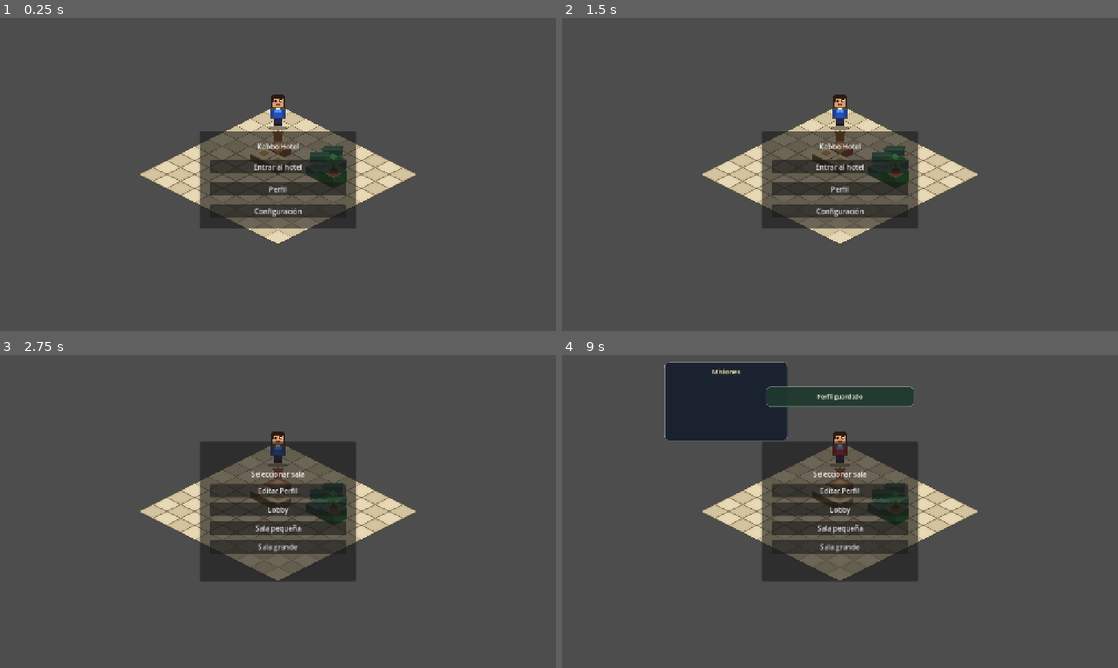
Above: before the commit, frames 1-4 (two rows, left to right).
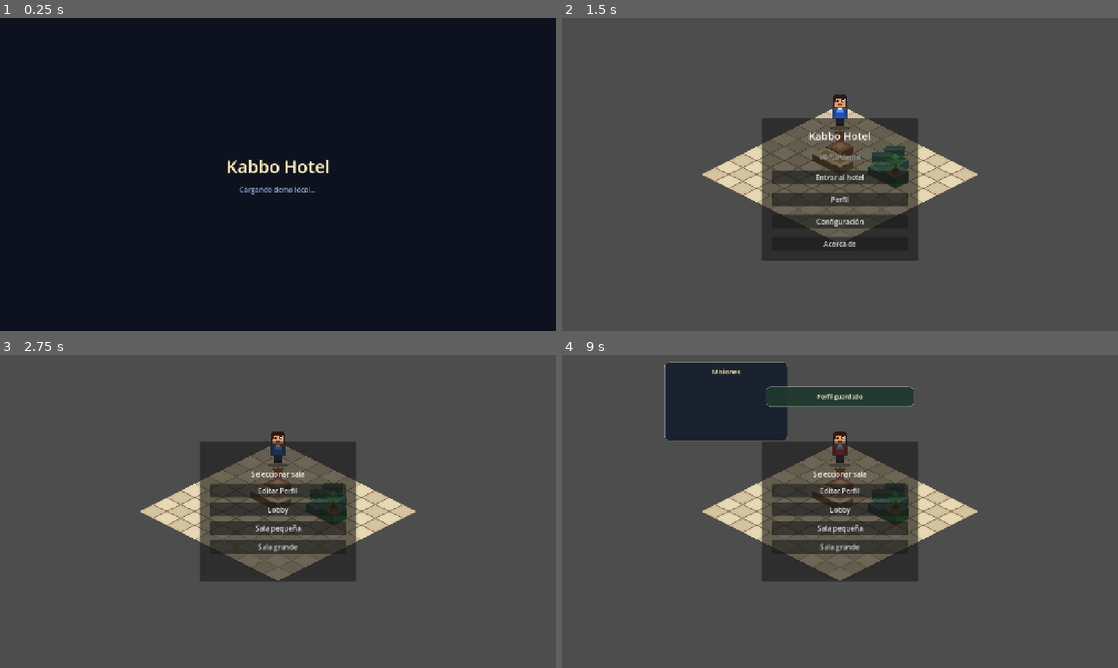
Above: after the commit, the same moments.

Repository: tebyl/KabboLive
Game: Godot game, scene res://scenes/main.tscn
Two runs of this game, one before a commit and one after it. Both use one fixed random seed, a clock stepped at 60 frames per second and the inputs below.
Inputs (mouse positions are in pixels of both pictures, inside the frame that each line leads up to):
- Up to frame 1 (0.25 s): no input
- Up to frame 2 (1.5 s): click (840, 243) at 0.5 s, where only the run after the commit has a clickable "Acerca de"; tap Enter at 1.25 s; move the mouse to (962, 158) at 1.27 s; hold D from 1.28 s (still down); tap 1 at 1.35 s; click (962, 158) at 1.42 s
- Up to frame 3 (2.75 s): release D at 2 s; click "Entrar al hotel" at 2 s
- Up to frame 4 (9 s): click "Editar Perfil" at 2.75 s; click "Lobby" at 3.5 s; click "Sala pequeña" at 4.25 s; click "Sala grande" at 5 s; click "Azul" at 5.75 s; click "Verde" at 6.5 s; click "Rojo" at 7.25 s; click "Guardar" at 8 s; click "Volver" at 8.75 s

The runs differ from the first frame. In frame 1, 100% of the frame differs, in the area x 0-100%, y 0-100%; in frame 2, 7.9%; in frame 3, less than 0.1%; in frame 4, less than 0.1%.

Commit message:
Add pre-Steam identity polish

Diff:
--- a/scripts/main/Main.gd
+++ b/scripts/main/Main.gd
@@ -48,6 +48,8 @@
 
 const ROOM_MODE_EXPLORATION: String = "exploration"
 const ROOM_MODE_DECORATION: String = "decoration"
+const GAME_TITLE: String = "Kabbo Hotel"
+const GAME_VERSION: String = "v0.1.0-demo"
 
 var floor_node: Node2D
 var blocks_node: Node2D
@@ -162,6 +164,7 @@
 	game_ui.set_pause_settings_callback(Callable(self, "_on_pause_settings_requested"))
 	game_ui.set_pause_back_to_rooms_callback(Callable(self, "_on_pause_back_to_rooms_requested"))
 	game_ui.set_pause_exit_confirm_callback(Callable(self, "_on_pause_exit_to_main_confirmed"))
+	game_ui.set_about_closed_callback(Callable(self, "_on_about_closed"))
 	camera_controller = CameraControllerScript.new(self, iso_grid)
 
 	furniture_manager = FurnitureManagerScript.new(
@@ -181,7 +184,7 @@
 	npc_manager = NpcManagerScript.new(npc_root, iso_grid, pathfinding_manager, player_controller)
 
 	is_initialized = true
-	enter_state(GameState.MAIN_MENU)
+	game_ui.show_splash(Callable(self, "_on_splash_done"))
 
 func _process(delta):
 	if not is_initialized:
@@ -208,6 +211,13 @@
 			var pause_key = event as InputEventKey
 			if pause_key.pressed and not pause_key.echo and pause_key.keycode == KEY_ESCAPE:
 				_close_pause_menu()
+				get_viewport().set_input_as_handled()
+		return
+	if _is_about_visible():
+		if event is InputEventKey:
+			var about_key = event as InputEventKey
+			if about_key.pressed and not about_key.echo and about_key.keycode == KEY_ESCAPE:
+				_close_about()
 				get_viewport().set_input_as_handled()
 		return
 	if event is InputEventKey:
@@ -1183,3 +1193,22 @@
 		if current_state == GameState.IN_ROOM:
 			room_mode = ""
 			set_room_mode(ROOM_MODE_EXPLORATION)
+
+
+func _on_splash_done() -> void:
+	enter_state(GameState.MAIN_MENU)
+
+
+func _is_about_visible() -> bool:
+	if game_ui == null or not game_ui.has_method("is_about_visible"):
+		return false
+	return game_ui.is_about_visible()
+
+
+func _close_about() -> void:
+	if game_ui != null and game_ui.has_method("hide_about_panel"):
+		game_ui.hide_about_panel()
+
+
+func _on_about_closed() -> void:
+	pass
--- a/scripts/ui/GameUI.gd
+++ b/scripts/ui/GameUI.gd
@@ -1,5 +1,7 @@
 extends RefCounted
 
+const GAME_TITLE: String = "Kabbo Hotel"
+const GAME_VERSION: String = "v0.1.0-demo"
 
 const CHAT_HISTORY_LEFT_MARGIN = 24.0
 const FurnitureDataScript = preload("res://scripts/furniture/FurnitureData.gd")
@@ -88,6 +90,9 @@
 var _on_pause_settings: Callable
 var _on_pause_back_to_rooms: Callable
 var _on_pause_exit_confirm: Callable
+var _about_panel: PanelContainer
+var _splash_panel: Control
+var _on_about_closed_cb: Callable
 var _tutorial_steps: Array[Dictionary] = [
 	{"title": "Bienvenido a Kabbo Hotel", "body": "Camina haciendo click sobre un tile libre."},
 	{"title": "Coloca muebles", "body": "Usa el catálogo de la derecha o las teclas 1, 2 y 3 para elegir muebles."},
@@ -169,6 +174,8 @@
 	_build_pause_menu()
 	_build_toast_panel()
 	_build_tutorial_panel()
+	_build_about_panel()
+	_build_splash_panel()
 
 
 func _build_main_menu() :
@@ -179,9 +186,9 @@
 	main_menu_panel.anchor_right = 0.5
 	main_menu_panel.anchor_bottom = 0.5
 	main_menu_panel.offset_left = -180.0
-	main_menu_panel.offset_top = -100.0
+	main_menu_panel.offset_top = -130.0
 	main_menu_panel.offset_right = 180.0
-	main_menu_panel.offset_bottom = 100.0
+	main_menu_panel.offset_bottom = 130.0
 	ui_layer.add_child(main_menu_panel)
 
 	var margin: MarginContainer = MarginContainer.new()
@@ -197,9 +204,16 @@
 	margin.add_child(vbox)
 
 	var title: Label = Label.new()
-	title.text = "Kabbo Hotel"
+	title.text = GAME_TITLE
 	title.horizontal_alignment = HORIZONTAL_ALIGNMENT_CENTER
+	title.add_theme_font_size_override("font_size", 24)
 	vbox.add_child(title)
+
+	var version_label: Label = Label.new()
+	version_label.text = GAME_VERSION
+	version_label.horizontal_alignment = HORIZONTAL_ALIGNMENT_CENTER
+	version_label.add_theme_color_override("font_color", Color(0.6, 0.6, 0.6))
+	vbox.add_child(version_label)
 
 	var enter_btn: Button = Button.new()
 	enter_btn.text = "Entrar al hotel"
@@ -215,6 +229,11 @@
 	cfg_btn.text = "Configuración"
 	cfg_btn.pressed.connect(_on_main_menu_settings_pressed)
 	vbox.add_child(cfg_btn)
+
+	var about_btn: Button = Button.new()
+	about_btn.text = "Acerca de"
+	about_btn.pressed.connect(show_about_panel)
+	vbox.add_child(about_btn)
 
 
 func _build_room_select() :
@@ -1584,6 +1603,7 @@
 	hide_furniture_catalog()
 	hide_furniture_inspector()
 	hide_overlap_selector()
+	hide_about_panel()
 
 
 func show_room_select() :
@@ -1612,6 +1632,7 @@
 	hide_furniture_catalog()
 	hide_furniture_inspector()
 	hide_overlap_selector()
+	hide_about_panel()
 
 
 func show_in_room() :
@@ -2451,3 +2472,192 @@
 		update_chat_history([formatted])
 	elif chat_entry is String:
 		update_chat_history([chat_entry])
+
+
+func set_about_closed_callback(cb: Callable) -> void:
+	_on_about_closed_cb = cb
+
+
+func _build_about_panel() -> void:
+	var overlay: Control = Control.new()
+	overlay.name = "AboutOverlay"
+	overlay.anchor_left = 0.0
+	overlay.anchor_top = 0.0
+	overlay.anchor_right = 1.0
+	overlay.anchor_bottom = 1.0
+	overlay.mouse_filter = Control.MOUSE_FILTER_STOP
+	overlay.visible = false
+	ui_layer.add_child(overlay)
+
+	var dim: ColorRect = ColorRect.new()
+	dim.color = Color(0.02, 0.03, 0.06, 0.60)
+	dim.anchor_left = 0.0
+	dim.anchor_top = 0.0
+	dim.anchor_right = 1.0
+	dim.anchor_bottom = 1.0
+	dim.mouse_filter = Control.MOUSE_FILTER_IGNORE
+	overlay.add_child(dim)
+
+	_about_panel = PanelContainer.new()
+	_about_panel.name = "AboutPanel"
+	_about_panel.anchor_left = 0.5
+	_about_panel.anchor_top = 0.5
+	_about_panel.anchor_right = 0.5
+	_about_panel.anchor_bottom = 0.5
+	_about_panel.offset_left = -250.0
+	_about_panel.offset_top = -220.0
+	_about_panel.offset_right = 250.0
+	_about_panel.offset_bottom = 220.0
+	_about_panel.add_theme_stylebox_override("panel", _make_panel_style(Color(0.07, 0.10, 0.16, 0.97)))
+	overlay.add_child(_about_panel)
+
+	var margin: MarginContainer = MarginContainer.new()
+	margin.add_theme_constant_override("margin_left", 28)
+	margin.add_theme_constant_override("margin_top", 22)
+	margin.add_theme_constant_override("margin_right", 28)
+	margin.add_theme_constant_override("margin_bottom", 18)
+	_about_panel.add_child(margin)
+
+	var layout: VBoxContainer = VBoxContainer.new()
+	layout.add_theme_constant_override("separation", 10)
+	margin.add_child(layout)
+
+	var title_lbl: Label = Label.new()
+	title_lbl.text = GAME_TITLE
+	title_lbl.horizontal_alignment = HORIZONTAL_ALIGNMENT_CENTER
+	title_lbl.add_theme_font_size_override("font_size", 26)
+	title_lbl.add_theme_color_override("font_color", Color(1.0, 0.95, 0.72))
+	layout.add_child(title_lbl)
+
+	var version_lbl: Label = Label.new()
+	version_lbl.text = GAME_VERSION
+	version_lbl.horizontal_alignment = HORIZONTAL_ALIGNMENT_CENTER
+	version_lbl.add_theme_color_override("font_color", Color(0.60, 0.70, 0.90))
+	layout.add_child(version_lbl)
+
+	layout.add_child(HSeparator.new())
+
+	var desc_lbl: Label = Label.new()
+	desc_lbl.text = "Demo local de un juego social isométrico.\nDecora habitaciones, camina, chatea y completa misiones."
+	desc_lbl.autowrap_mode = TextServer.AUTOWRAP_WORD_SMART
+	desc_lbl.horizontal_alignment = HORIZONTAL_ALIGNMENT_CENTER
+	desc_lbl.add_theme_font_size_override("font_size", 13)
+	desc_lbl.add_theme_color_override("font_color", Color(0.88, 0.92, 1.0))
+	layout.add_child(desc_lbl)
+
+	var status_lbl: Label = Label.new()
+	status_lbl.text = "Estado: Prototipo offline/local — sin multijugador ni servidores."
+	status_lbl.autowrap_mode = TextServer.AUTOWRAP_WORD_SMART
+	status_lbl.horizontal_alignment = HORIZONTAL_ALIGNMENT_CENTER
+	status_lbl.add_theme_font_size_override("font_size", 12)
+	status_lbl.add_theme_color_override("font_color", Color(0.70, 0.80, 0.70))
+	layout.add_child(status_lbl)
+
+	layout.add_child(HSeparator.new())
+
+	var credits_lbl: Label = Label.new()
+	credits_lbl.text = "Desarrollado por Esteban Rojas\nMotor: Godot Engine 4\nArte: placeholders procedurales"
+	credits_lbl.autowrap_mode = TextServer.AUTOWRAP_WORD_SMART
+	credits_lbl.horizontal_alignment = HORIZONTAL_ALIGNMENT_CENTER
+	credits_lbl.add_theme_font_size_override("font_size", 12)
+	credits_lbl.add_theme_color_override("font_color", Color(0.70, 0.75, 0.85))
+	layout.add_child(credits_lbl)
+
+	var close_btn: Button = Button.new()
+	close_btn.text = "Cerrar"
+	close_btn.size_flags_horizontal = Control.SIZE_SHRINK_CENTER
+	close_btn.pressed.connect(hide_about_panel)
+	layout.add_child(close_btn)
+
+	overlay.set_meta("_is_about_overlay", true)
+
+
+func show_about_panel() -> void:
+	for child: Node in ui_layer.get_children():
+		if child.has_meta("_is_about_overlay"):
+			child.visible = true
+			child.move_to_front()
+			return
+
+
+func hide_about_panel() -> void:
+	for child: Node in ui_layer.get_children():
+		if child.has_meta("_is_about_overlay"):
+			child.visible = false
+	if _on_about_closed_cb.is_valid():
+		_on_about_closed_cb.call()
+
+
+func is_about_visible() -> bool:
+	for child: Node in ui_layer.get_children():
+		if child.has_meta("_is_about_overlay"):
+			return child.visible
+	return false
+
+
+func _build_splash_panel() -> void:
+	_splash_panel = Control.new()
+	_splash_panel.name = "SplashPanel"
+	_splash_panel.anchor_left = 0.0
+	_splash_panel.anchor_top = 0.0
+	_splash_panel.anchor_right = 1.0
+	_splash_panel.anchor_bottom = 1.0
+	_splash_panel.mouse_filter = Control.MOUSE_FILTER_STOP
+	_splash_panel.visible = false
+
+	var bg: ColorRect = ColorRect.new()
+	bg.color = Color(0.05, 0.07, 0.12, 1.0)
+	bg.anchor_left = 0.0
+	bg.anchor_top = 0.0
+	bg.anchor_right = 1.0
+	bg.anchor_bottom = 1.0
+	bg.mouse_filter = Control.MOUSE_FILTER_IGNORE
+	_splash_panel.add_child(bg)
+
+	var center: CenterContainer = CenterContainer.new()
+	center.anchor_left = 0.0
+	center.anchor_top = 0.0
+	center.anchor_right = 1.0
+	center.anchor_bottom = 1.0
+	center.mouse_filter = Control.MOUSE_FILTER_IGNORE
+	_splash_panel.add_child(center)
+
+	var vbox: VBoxContainer = VBoxContainer.new()
+	vbox.add_theme_constant_override("separation", 14)
+	vbox.alignment = BoxContainer.ALIGNMENT_CENTER
+	center.add_child(vbox)
+
+	var title_lbl: Label = Label.new()
+	title_lbl.text = GAME_TITLE
+	title_lbl.horizontal_alignment = HORIZONTAL_ALIGNMENT_CENTER
+	title_lbl.add_theme_font_size_override("font_size", 40)
+	title_lbl.add_theme_color_override("font_color", Color(1.0, 0.95, 0.72))
+	vbox.add_child(title_lbl)
+
+	var sub_lbl: Label = Label.new()
+	sub_lbl.text = "Cargando demo local..."
+	sub_lbl.horizontal_alignment = HORIZONTAL_ALIGNMENT_CENTER
+	sub_lbl.add_theme_font_size_override("font_size", 16)
+	sub_lbl.add_theme_color_override("font_color", Color(0.60, 0.70, 0.90))
+	vbox.add_child(sub_lbl)
+
+	ui_layer.add_child(_splash_panel)
+
+
+func show_splash(on_done: Callable) -> void:
+	if _splash_panel == null:
+		on_done.call()
+		return
+	_splash_panel.visible = true
+	_splash_panel.modulate.a = 1.0
+	_splash_panel.move_to_front()
+	var tw: Tween = ui_layer.create_tween()
+	tw.tween_interval(0.9)
+	tw.tween_property(_splash_panel, "modulate:a", 0.0, 0.25)
+	tw.tween_callback(Callable(self, "_finish_splash").bind(on_done))
+
+
+func _finish_splash(on_done: Callable) -> void:
+	if _splash_panel != null:
+		_splash_panel.visible = false
+	on_done.call()
Not shown, changed: export_presets.cfg
Not shown, added: README.md
Not shown, added: docs/DISTRIBUTION_ZIP.md
Not shown, changed: docs/EXPORT_WINDOWS.md
Not shown, changed: docs/QA_CHECKLIST.md
Not shown, changed: docs/TESTER_GUIDE.md
